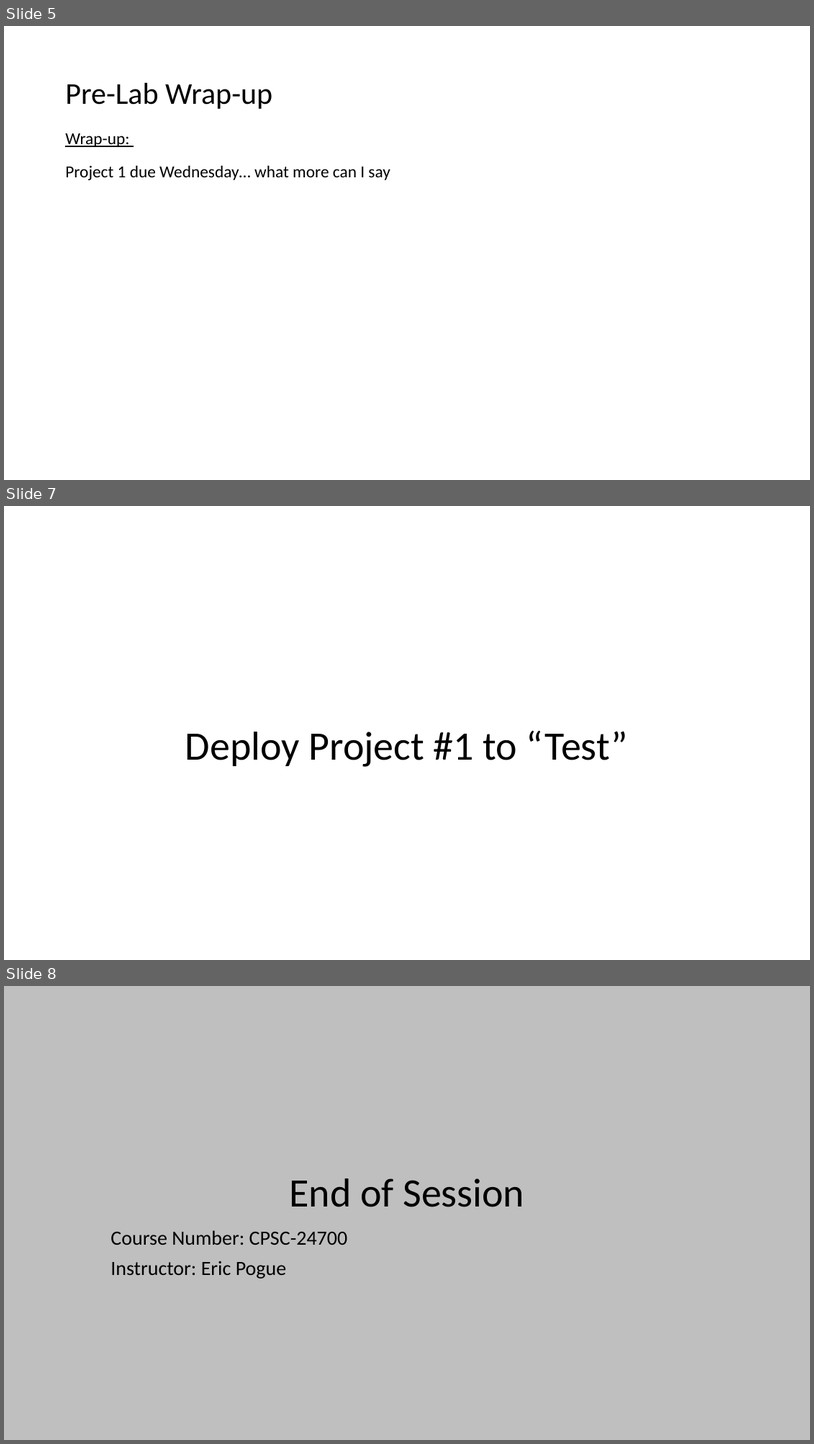
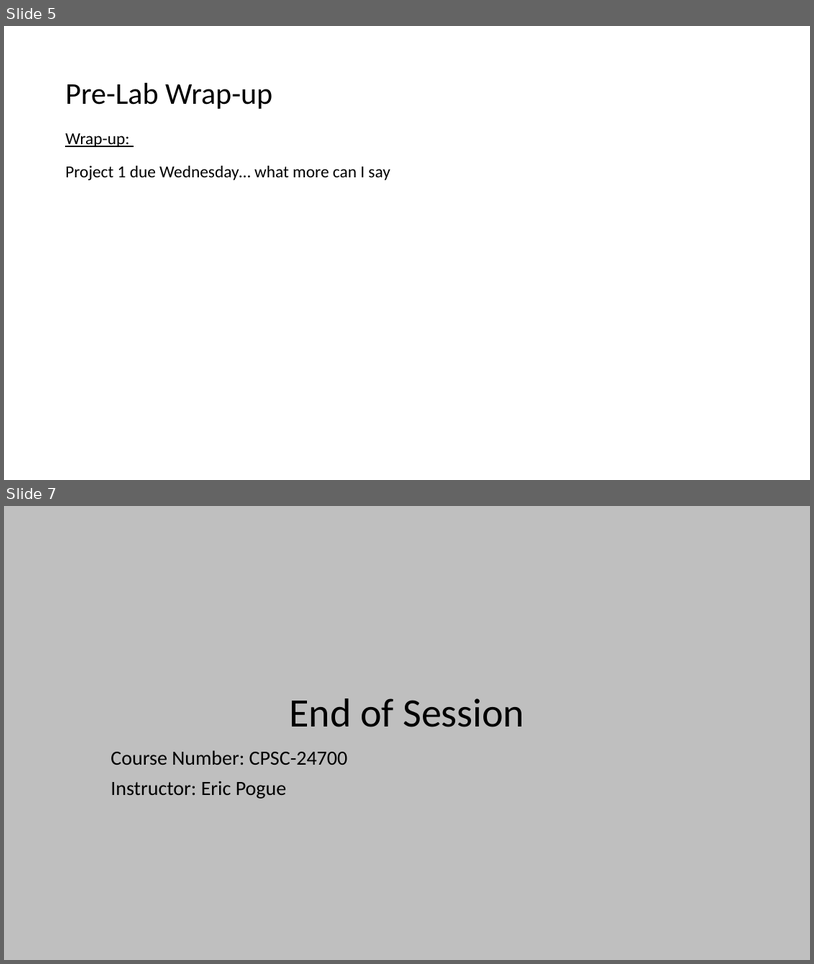
Before and after one commit to EricJPogue/www-epogue-info, a slide deck: CPSC-24700/Presentations/session-09.pptx. Shown one above the other, each under a label of ours: slides 5, 7 and 8 before the commit, slides 5 and 7 after it; the slides between them are not shown. The pictures are 814x1444 and 814x964 pixels, drawn with LibreOffice and Linux fonts; fonts in the diff are those of the drawing. Boxes give left, top, right and bottom in pixels: in the first picture for what was removed or moved away, otherwise in the second. Text is boxed around its words. In the diff, an @@ line names an element or a change of style, - is before the commit and + after.

```diff
--- a/CPSC-24700/Presentations/session-09.pptx
+++ b/CPSC-24700/Presentations/session-09.pptx
@@ slide 7 removed at (4, 506, 810, 960), background #FFFFFF @@
@@ title removed at (185, 730, 628, 767) @@
-Deploy Project #1 to “Test”
@@ what was slide 8 is now slide 7 @@
```
Also in this commit, not shown: 4 slides changed, 1 slide added, 1 other slide removed, 11 other files.
